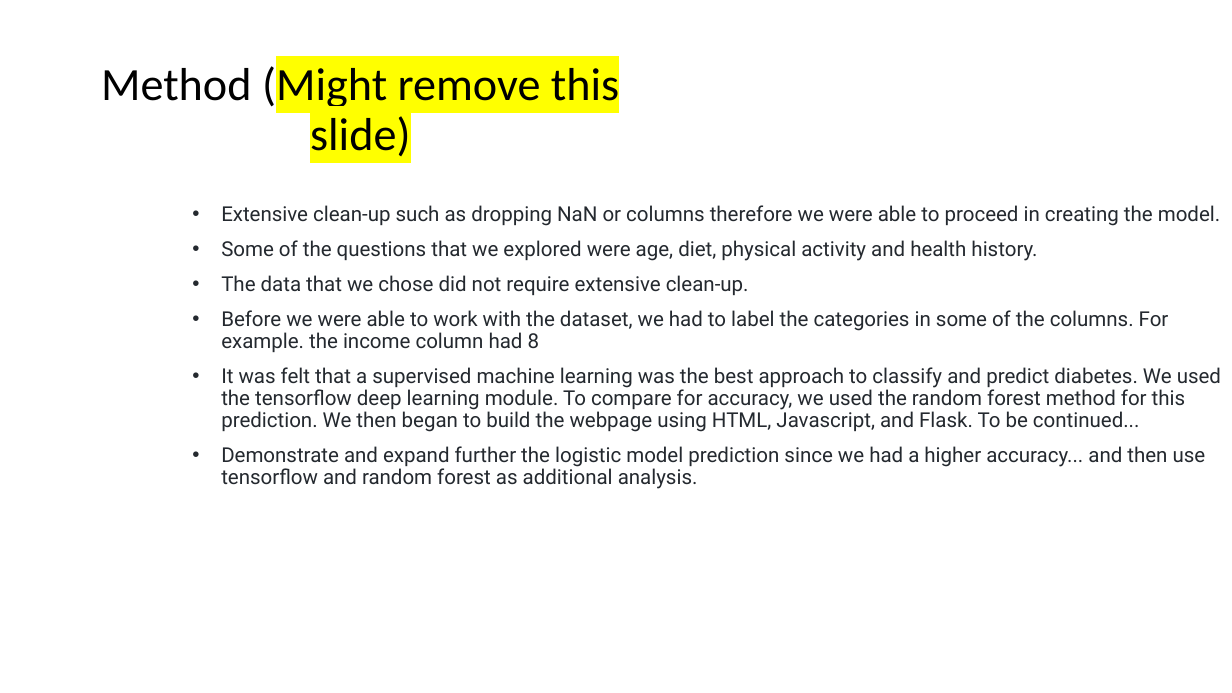
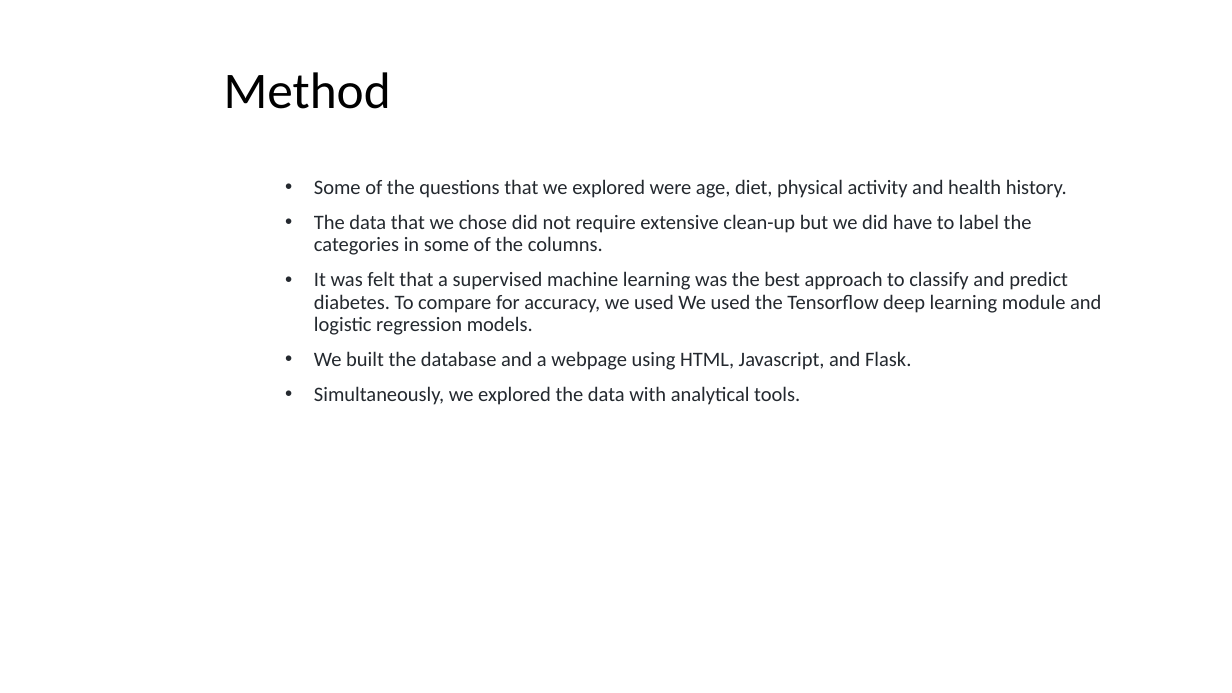
Before and after one commit to Isabel-gt/Final_Project, a slide deck: slide 6 of Diabetes_Predictions.pptx. Drawn at 1232x693 pixels with LibreOffice and Linux fonts; fonts in the diff are those of the drawing; background and template pictures are left out. Boxes give left, top, right and bottom in pixels: in the first picture for what was removed or moved away, otherwise in the second. Text is boxed around its words. In the diff, an @@ line names an element or a change of style, - is before the commit and + after.

```diff
--- a/Diabetes_Predictions.pptx
+++ b/Diabetes_Predictions.pptx
@@ title at bbox=[224, 72, 391, 109]: text changed; size 36 to 40 pt @@
-Method (Might remove this slide)
+Method
@@ subtitle "Some of the questions that ...": place and size @@
-subtitle "Some of the questions that ..." at bbox=[221, 205, 1221, 489]
+subtitle "Some of the questions that ..." at bbox=[314, 179, 1101, 405]
@@ subtitle at bbox=[314, 179, 1067, 198]: font Roboto to Calibri in "Some of the questions that we explored ..." @@
@@ subtitle at bbox=[221, 205, 1220, 226]: paragraph removed @@
-• Extensive clean-up such as dropping NaN or columns therefore we were able to proceed in creating the model.
@@ subtitle at bbox=[314, 214, 1101, 405]: text changed; font Roboto to Calibri @@
-• The data that we chose did not require extensive clean-up.
-• Before we were able to work with the dataset, we had to label the categories in some of the columns. For example. the income column had 8
-• It was felt that a supervised machine learning was the best approach to classify and predict diabetes. We used the tensorflow deep learning module. To compare for accuracy, we used the random forest method for this prediction. We then began to build the webpage using HTML, Javascript, and Flask. To be continued...
-• Demonstrate and expand further the logistic model prediction since we had a higher accuracy... and then use tensorflow and random forest as additional analysis.
+• The data that we chose did not require extensive clean-up but we did have to label the categories in some of the columns.
+• It was felt that a supervised machine learning was the best approach to classify and predict diabetes. To compare for accuracy, we used We used the Tensorflow deep learning module and logistic regression models.
+• We built the database and a webpage using HTML, Javascript, and Flask.
+• Simultaneously, we explored the data with analytical tools.
```
Also in this commit, not shown: 24 other slides changed, 1 slide added, 1 slide removed.
